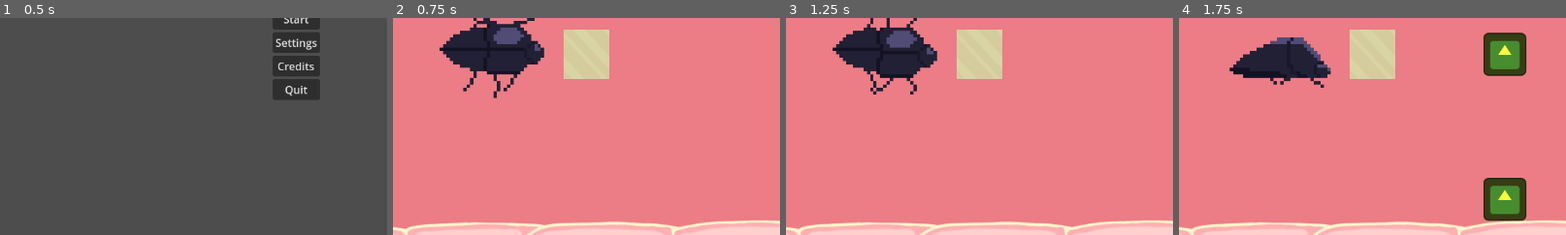
Above: before the commit, frames 1-4 (left to right).
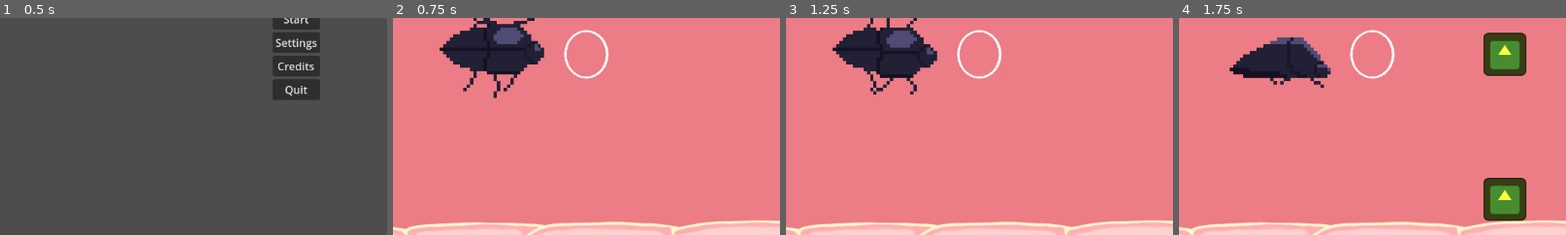
Above: after the commit, the same moments.

Repository: milnej/EscapeFromFrog
Game: Godot game, scene res://Scene/menu.tscn
Same seed, same stepped clock (60 frames per second), same inputs: the game is played once before the commit and once after it. The engine's default icon, where the game draws it, is replaced by a stand-in: a white triangle on a blue panel in a dark square.
Inputs:
- Up to frame 1 (0.5 s): no input
- Up to frame 2 (0.75 s): click "Start" at 0.5 s
- Up to frame 3 (1.25 s): no input
- Up to frame 4 (1.75 s): hold L (note_right) from 1.28 s (still down); tap Space (beetle_attack) at 1.35 s
The pictures show only the part of the screen within x 12-62%, y 42-92%; the shares and areas given below are measured in that part.

Frame 1 is identical in both runs. In frame 2, 2.7% of the frame differs, in the area x 44-56%, y 5-29%; in frame 3, 2.7%; in frame 4, 2.7%.

Commit message:
Changed box in front of beetle to ring

Diff:
--- a/Scene/guts.tscn
+++ b/Scene/guts.tscn
@@ -1,16 +1,16 @@
 [gd_scene load_steps=35 format=3 uid="uid://dm4fl00uijsbt"]
 
-[ext_resource type="PackedScene" path="res://guts_manager.tscn" id="1_hg52k"]
+[ext_resource type="PackedScene" uid="uid://bgttcuwen5s12" path="res://guts_manager.tscn" id="1_hg52k"]
 [ext_resource type="PackedScene" uid="uid://be3odupd3c40n" path="res://road.tscn" id="2_b2kmn"]
 [ext_resource type="Texture2D" uid="uid://c2agobqvkvly2" path="res://Resources/Sprites/Blue.png" id="2_m43vk"]
 [ext_resource type="Script" path="res://Scene/Beetle.gd" id="2_vfcls"]
 [ext_resource type="Texture2D" uid="uid://0awxgmypcl67" path="res://Resources/Sprites/beetle_run.png" id="3_rg1yr"]
-[ext_resource type="Texture2D" uid="uid://bro6wr6ndejh7" path="res://Resources/Background/Yellow.png" id="4_cygtt"]
 [ext_resource type="Texture2D" uid="uid://dpwopr0ax5tg7" path="res://Resources/Animations/beetle_attack.png" id="4_oc8cn"]
 [ext_resource type="Texture2D" uid="uid://dcewyxro0t48i" path="res://Resources/Animations/beetle_back_wall_walk.png" id="5_ix82o"]
 [ext_resource type="Script" path="res://Scene/BeetleNotePicker.gd" id="6_rirdj"]
 [ext_resource type="AudioStream" uid="uid://dscgekfsiivcj" path="res://Resources/Music/198bpm_4-4_GwaGwasSillyLittleStomach_ForReallyRealThisTimeTM.wav" id="8_2ks02"]
 [ext_resource type="Texture2D" uid="uid://c60nxtpbnxm0r" path="res://Resources/Background/top_bottom.png" id="9_2fyvu"]
+[ext_resource type="Texture2D" uid="uid://dhpsk2s827noo" path="res://Resources/Sprites/ring.png" id="9_3j4f6"]
 [ext_resource type="AudioStream" uid="uid://vkqh2wssp7cw" path="res://Resources/Sound Effects/SCJ24Frog_SFX_Note Collection.wav" id="10_h6cyb"]
 [ext_resource type="Script" path="res://Scene/NoteCollectionPlayer.gd" id="11_wqek8"]
 
@@ -249,8 +249,8 @@
 [node name="Sprite2D" type="Sprite2D" parent="Beetle/BeetleNotePicker/HurtBox/HurtBoxCollider"]
 texture_filter = 1
 position = Vector2(3.09944e-06, 0)
-scale = Vector2(0.2125, 0.23125)
-texture = ExtResource("4_cygtt")
+scale = Vector2(0.103125, 0.112224)
+texture = ExtResource("9_3j4f6")
 
 [node name="Background" type="Sprite2D" parent="."]
 unique_name_in_owner = true
Not shown: 1 places in Scene/beetle_trapped.tscn that only renumber resources
Not shown: 1 places in Scene/breakable_flesh.tscn that only renumber resources
